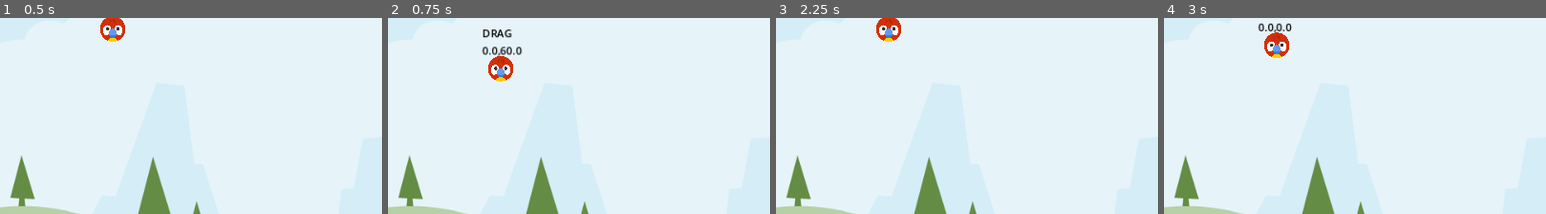
Above: before the commit, frames 1-4 (left to right).
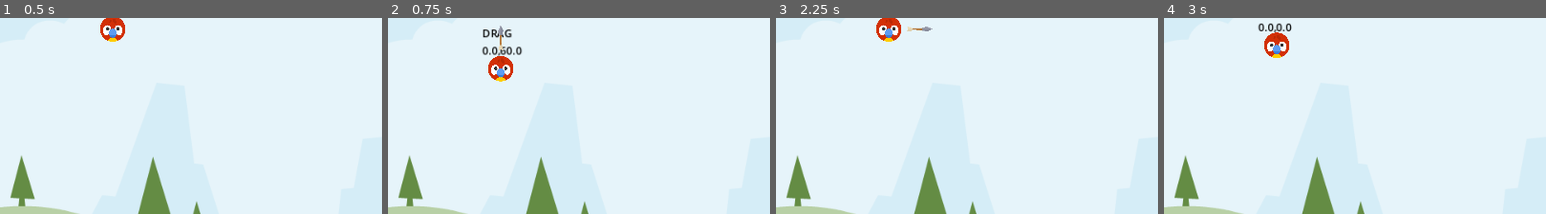
Above: after the commit, the same moments.

Repository: Babrakov/angry-animals
Game: Godot game, scene res://scenes/level.tscn
Two runs of this game, one before a commit and one after it. Both use one fixed random seed, a clock stepped at 60 frames per second and the inputs below.
Inputs (mouse positions are % of the whole screen's width and height, from its top left):
- Up to frame 1 (0.5 s): no input
- Up to frame 2 (0.75 s): tap Enter at 0.5 s; drag from (15, 27) to (55, 99) at 0.52 s
- Up to frame 3 (2.25 s): drag from (30, 51) to (55, 99) at 1.27 s; move the mouse to (15, 27) at 2.02 s; press the mouse at (15, 27) at 2.03 s
- Up to frame 4 (3 s): release the mouse at (15, 27) at 2.75 s; tap Space at 2.75 s; drag from (45, 67) to (20, 29) at 2.77 s
The pictures show only the part of the screen within x 0-50%, y 24-74%; the shares and areas given below are measured in that part.

Frame 1 is identical in both runs. In frame 2, less than 0.1% of the frame differs, in the area x 28-31%, y 3-17%; in frame 3, 0.1%, in the area x 34-41%, y 4-7%; in frame 4, nothing differs.

Commit message:
Arrow Rotation

Diff:
--- a/scenes/animal.gd
+++ b/scenes/animal.gd
@@ -1,5 +1,7 @@
 extends RigidBody2D
 @onready var label: Label = $Label
+@onready var arrow: Sprite2D = $Arrow
+@onready var stretch_sound: AudioStreamPlayer2D = $StretchSound
 
 enum ANIMAL_STATE { READY , DRAG, RELEASE  }
 
@@ -9,12 +11,13 @@
 var _start: Vector2 = Vector2.ZERO
 var _drag_start: Vector2 = Vector2.ZERO
 var _dragged_vector: Vector2 = Vector2.ZERO
-
+var _last_dragged_vector: Vector2 = Vector2.ZERO
 
 var _state: ANIMAL_STATE = ANIMAL_STATE.READY
 
 # Called when the node enters the scene tree for the first time.
 func _ready() -> void:
+	arrow.hide()
 	_start = position
 
 
@@ -28,7 +31,9 @@
 	_state = new_state
 	if _state == ANIMAL_STATE.RELEASE:
 		freeze = false
+		arrow.hide()
 	elif  _state == ANIMAL_STATE.DRAG:
+		arrow.show()
 		_drag_start =  get_global_mouse_position()
 
 func detect_release() -> bool:
@@ -38,10 +43,21 @@
 			return true
 	return false
 
+func scale_arrow() -> void:
+	arrow.rotation = (_start - position).angle()
+
+func play_stretch_sound() -> void:
+	if (_last_dragged_vector - _dragged_vector).length() > 0:
+		if (stretch_sound.playing == false):
+			stretch_sound.play()
+
 func get_dragged_vector(gmp: Vector2) -> Vector2:
 	return gmp - _drag_start
 
 func drag_in_limit() -> void:
+
+	_last_dragged_vector = _dragged_vector
+
 	_dragged_vector.x = clampf(
 		_dragged_vector.x,
 		DRAG_LIM_MIN.x,
@@ -60,7 +76,9 @@
 
 	var gmp = get_global_mouse_position()
 	_dragged_vector = get_dragged_vector(gmp)
+	play_stretch_sound()
 	drag_in_limit()
+	scale_arrow()
 
 func update(delta: float) -> void:
 	match _state:
--- a/scenes/animal.tscn
+++ b/scenes/animal.tscn
@@ -1,7 +1,9 @@
-[gd_scene load_steps=4 format=3 uid="uid://fyaa3psw0lr4"]
+[gd_scene load_steps=6 format=3 uid="uid://fyaa3psw0lr4"]
 
 [ext_resource type="Texture2D" uid="uid://hhptk83624wc" path="res://assets/player/parrot.png" id="1_nl6s4"]
 [ext_resource type="Script" path="res://scenes/animal.gd" id="1_pb8pf"]
+[ext_resource type="Texture2D" uid="uid://dvh5t178dl0k1" path="res://assets/items/arrow.png" id="3_x32un"]
+[ext_resource type="AudioStream" uid="uid://b4c8r73fnl52f" path="res://assets/audio/stretch2.ogg" id="4_lt8u5"]
 
 [sub_resource type="CircleShape2D" id="CircleShape2D_65kit"]
 radius = 20.0
@@ -30,5 +32,13 @@
 theme_override_colors/font_color = Color(0, 0, 0, 1)
 text = "DEBUG"
 
+[node name="Arrow" type="Sprite2D" parent="."]
+scale = Vector2(0.3, 0.3)
+texture = ExtResource("3_x32un")
+offset = Vector2(150, 0)
+
+[node name="StretchSound" type="AudioStreamPlayer2D" parent="."]
+stream = ExtResource("4_lt8u5")
+
 [connection signal="input_event" from="." to="." method="_on_input_event"]
 [connection signal="screen_exited" from="VisibleOnScreenNotifier2D" to="." method="_on_visible_on_screen_notifier_2d_screen_exited"]
